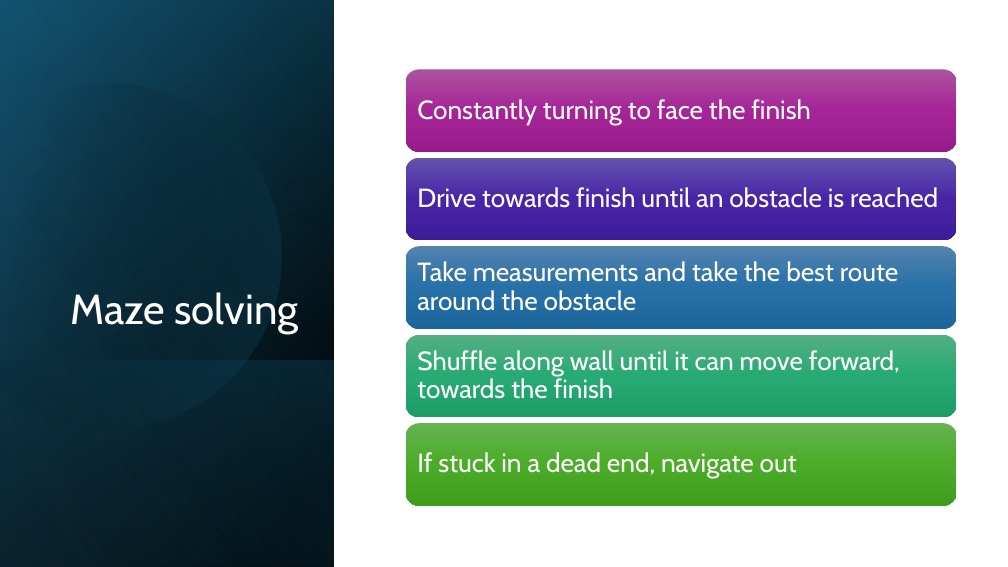
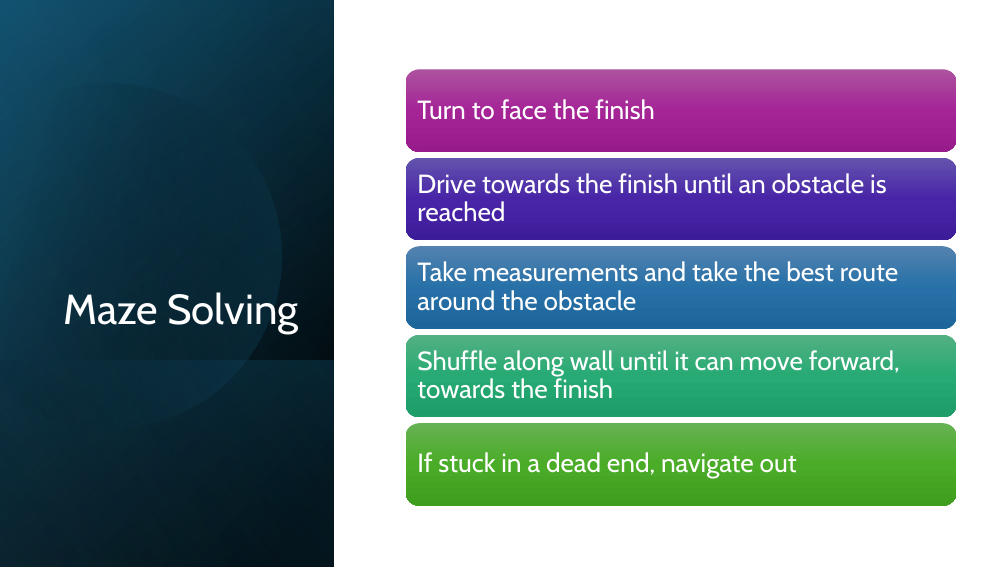
Before and after one commit to greenpanda111/GEOFF_RDAC, a slide deck: slide 4 of Presentation/GEOFF.pptx. Drawn at 1008x567 pixels with LibreOffice and Linux fonts; fonts in the diff are those of the drawing. Boxes give left, top, right and bottom in pixels: in the first picture for what was removed or moved away, otherwise in the second. Text is boxed around its words. In the diff, an @@ line names an element or a change of style, - is before the commit and + after.

```diff
--- a/Presentation/GEOFF.pptx
+++ b/Presentation/GEOFF.pptx
@@ text at bbox=[417, 99, 655, 120]: text changed @@
-Constantly turning to face the finish
+Turn to face the finish
@@ text at bbox=[417, 173, 886, 222]: text changed @@
-Drive towards finish until an obstacle is reached
+Drive towards the finish until an obstacle is reached
@@ title at bbox=[63, 292, 298, 334]: text changed @@
-Maze solving
+Maze Solving
```
Also in this commit, not shown: 5 other slides changed, 1 slide added, 1 slide removed, 49 other files.
